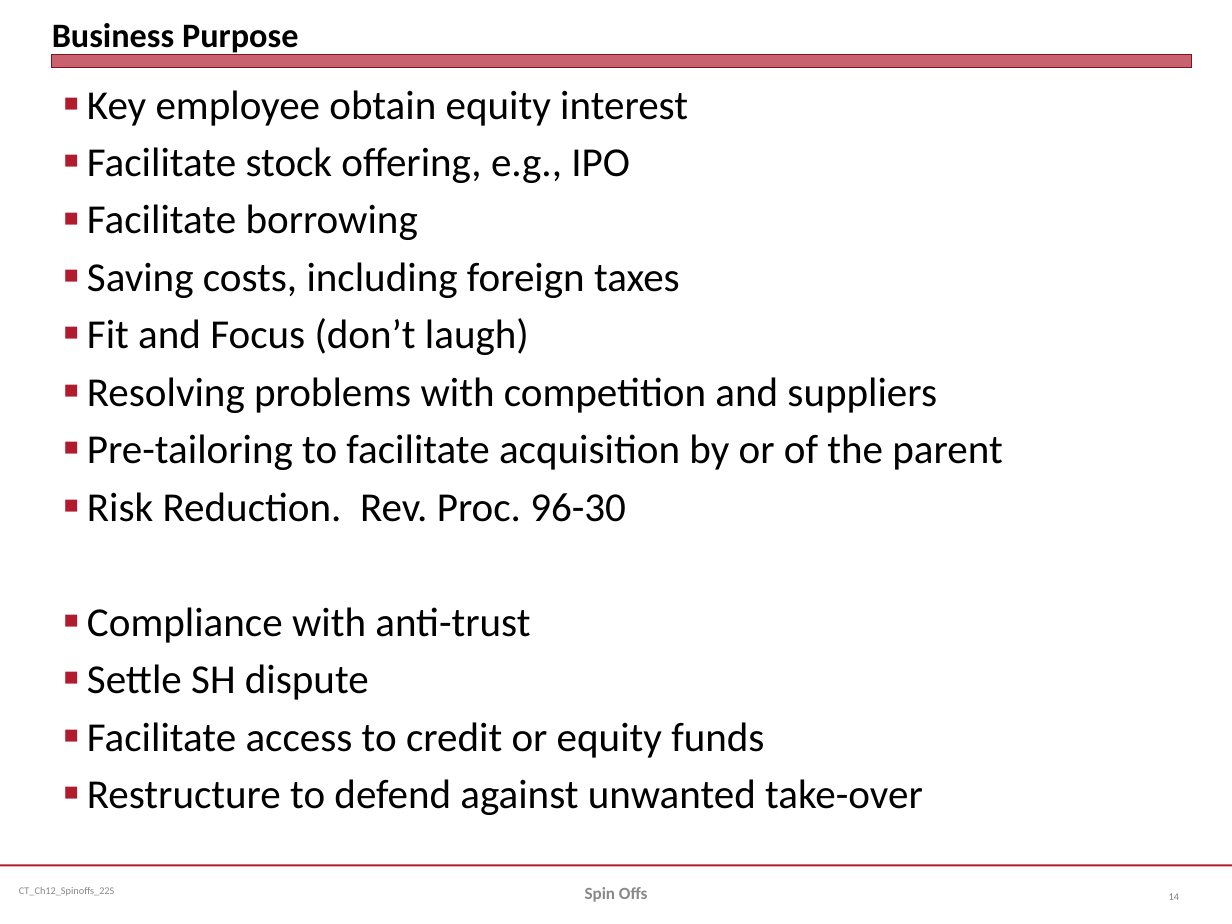
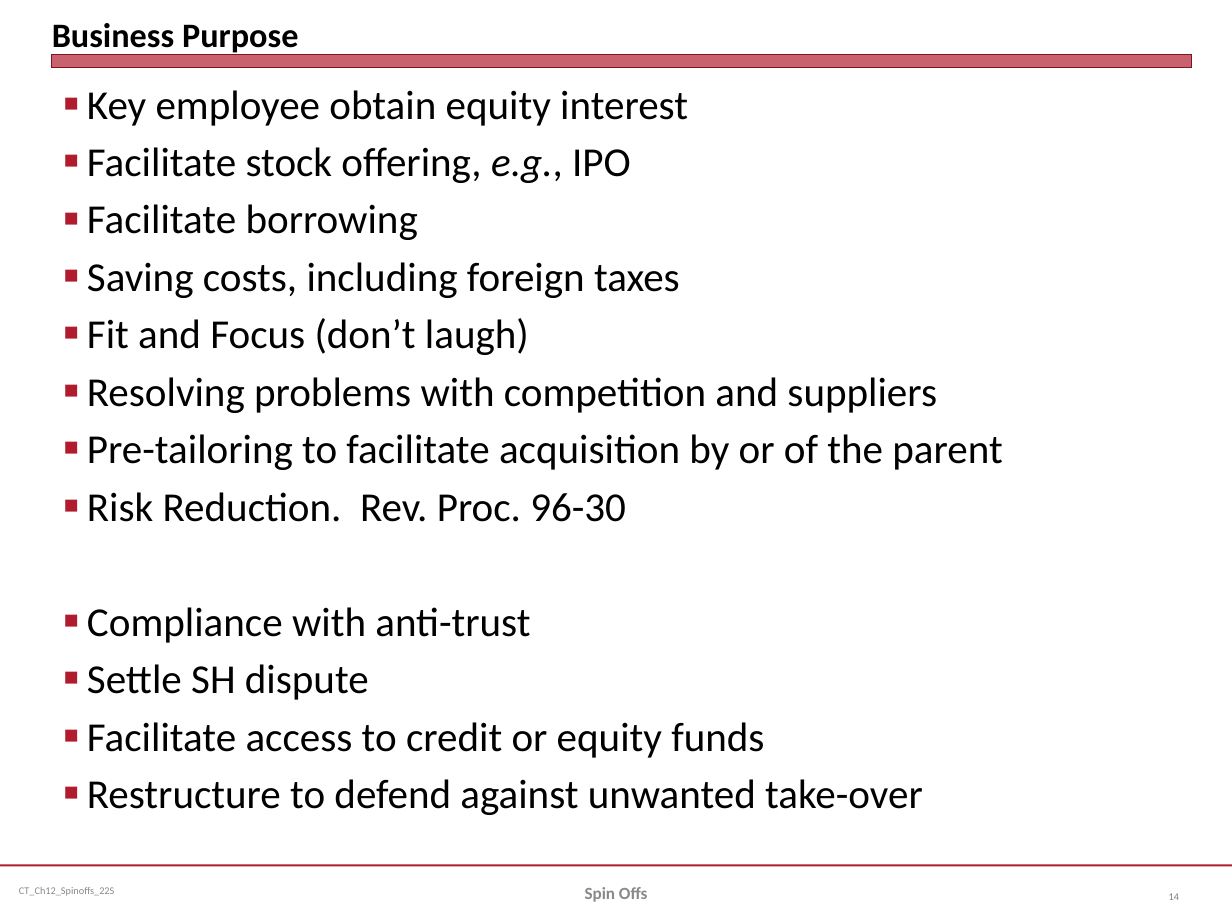
Before and after one commit to jmc877/Corporate-Tax, a slide deck: slide 14 of slides/CT_Ch12_Spinoffs_22S.pptx. Drawn at 1232x924 pixels with LibreOffice and Linux fonts; fonts in the diff are those of the drawing. Boxes give left, top, right and bottom in pixels: in the first picture for what was removed or moved away, otherwise in the second. Text is boxed around its words. In the diff, an @@ line names an element or a change of style, - is before the commit and + after.

```diff
--- a/slides/CT_Ch12_Spinoffs_22S.pptx
+++ b/slides/CT_Ch12_Spinoffs_22S.pptx
@@ text at box(87, 147, 631, 183): italic on in "e.g.," @@
```
Also in this commit, not shown: 6 other slides changed, 1 other file.
